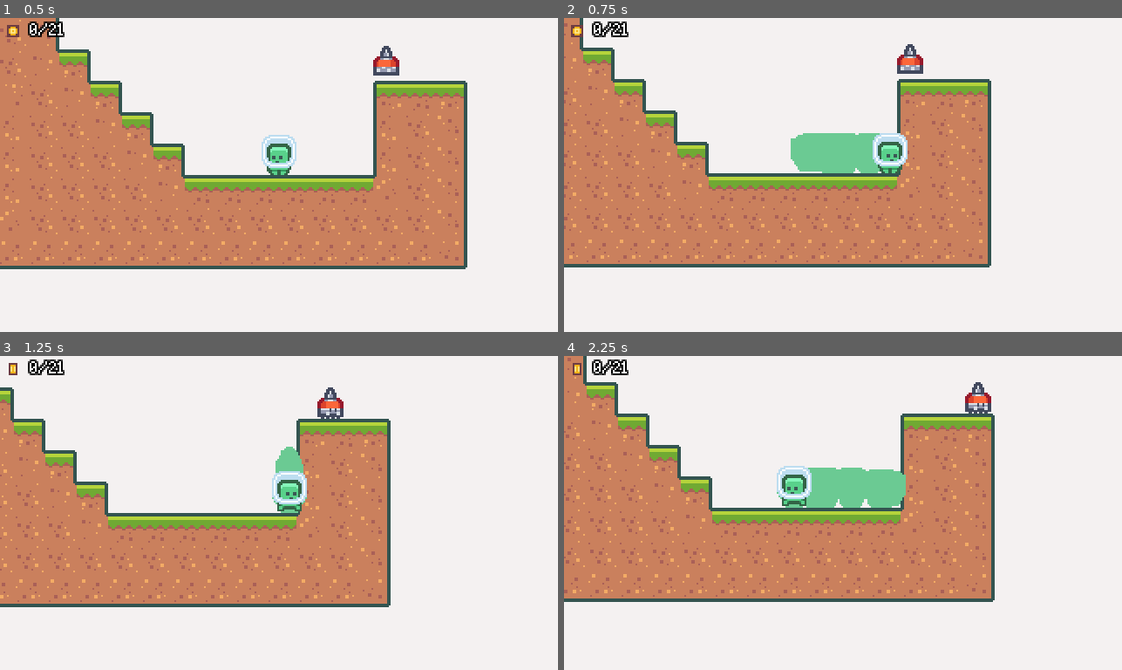
Above: before the commit, frames 1-4 (two rows, left to right).
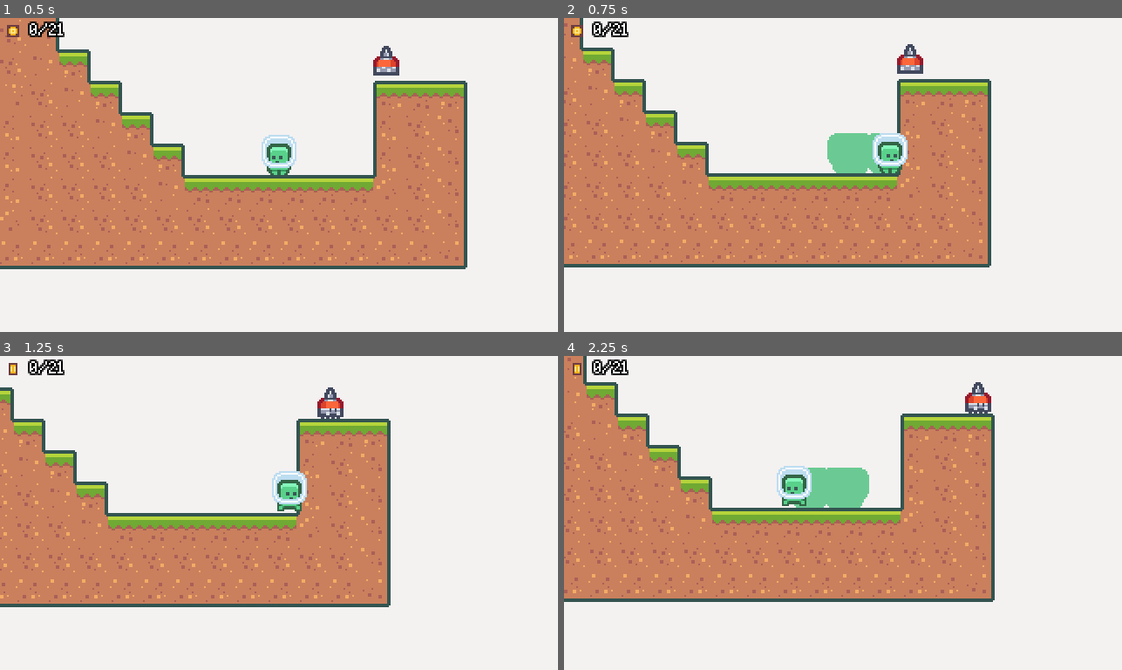
Above: after the commit, the same moments.

Repository: edivancamargo/2DPlatformerUdemy
Game: Godot game, scene res://src/scenes/Main.tscn
Same seed, same stepped clock (60 frames per second), same inputs: the game is played once before the commit and once after it.
Inputs:
- Up to frame 1 (0.5 s): no input
- Up to frame 2 (0.75 s): hold Right (move_right) from 0.53 s (still down); tap R (dash) at 0.6 s
- Up to frame 3 (1.25 s): keep holding Right (move_right); tap Space (jump) at 0.77 s
- Up to frame 4 (2.25 s): tap R (dash) at 1.35, 2.1 s; tap Space (jump) at 1.52 s; release Right (move_right) at 2.03 s; hold Left (move_left) from 2.03 s (still down)

Frame 1 is identical in both runs. In frame 2, 0.8% of the frame differs, in the area x 40-57%, y 36-50%; in frame 3, 0.3%; in frame 4, 0.8%.

Commit message:
Apply dash trail animation when dashing.

Diff:
--- a/src/scenes/Player/Player.gd
+++ b/src/scenes/Player/Player.gd
@@ -8,6 +8,7 @@
 onready var coyoteTimer: Timer = $CoyoteTimer
 onready var hurtboxArea: Area2D = $HurtboxArea
 onready var dashAreaCollision: CollisionShape2D = $DashArea/CollisionShape2D
+onready var dashTrailParticles: Particles2D = $DashParticles
 
 enum State { NORMAL, DASHING }
 var currentState = State.NORMAL
@@ -50,6 +51,7 @@
 
 func handle_normal_state(delta) -> void:
 	if isStateNew:
+		dashTrailParticles.emitting = false
 		dashAreaCollision.disabled = true
 
 	movePlayerVector = get_movement_vector()
@@ -94,6 +96,7 @@
 
 func handle_dash_state(delta) -> void:
 	if isStateNew:
+		dashTrailParticles.emitting = true
 		SignalServiceManager.emit_apply_camera_shake(2.75)
 
 		dashAreaCollision.disabled = false
--- a/src/scenes/Player/Player.tscn
+++ b/src/scenes/Player/Player.tscn
@@ -72,6 +72,7 @@
 show_behind_parent = true
 material = SubResource( 7 )
 position = Vector2( 0, -12 )
+emitting = false
 amount = 15
 lifetime = 0.4
 local_coords = false
